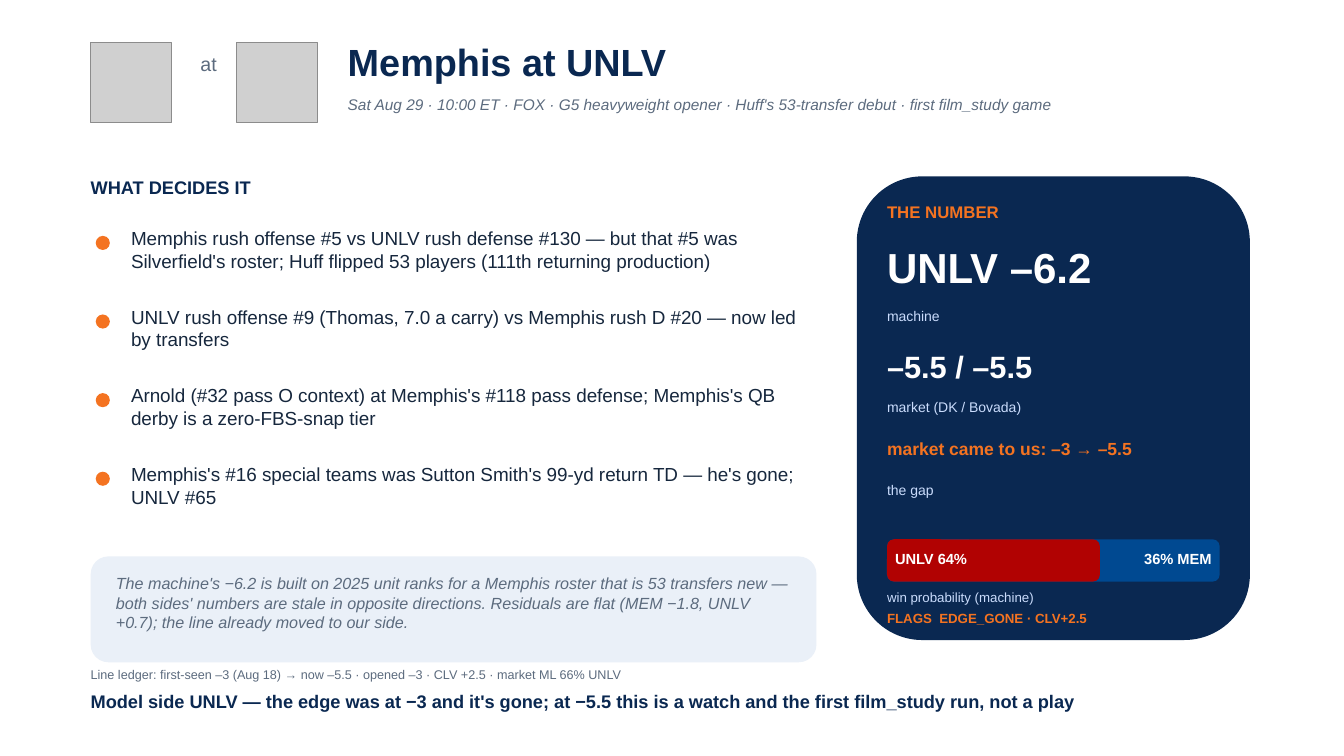
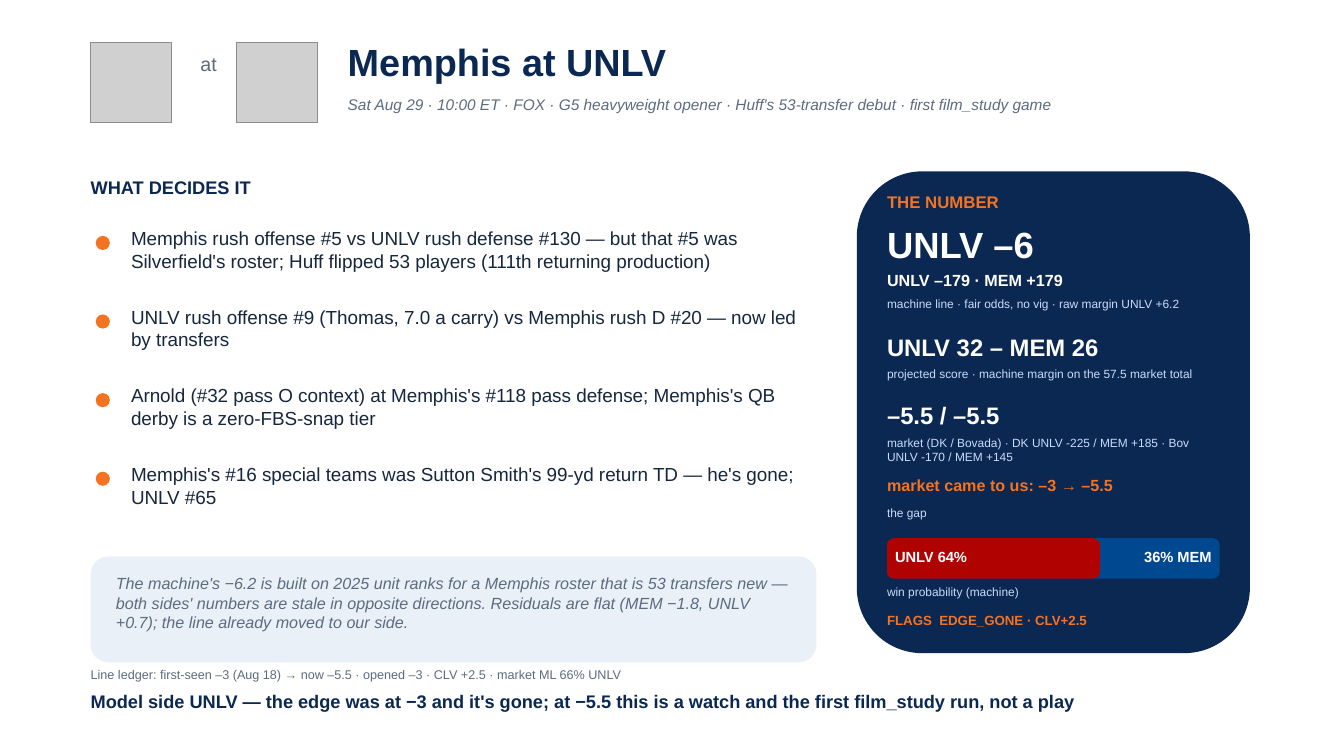
Before and after one commit to lucasalvarezflorida-lab/ncaa-fbs-analytics, a slide deck: slide 10 of decks/2026_Week0_Episode1.pptx. Drawn at 1344x756 pixels with LibreOffice and Linux fonts; fonts in the diff are those of the drawing; grey boxes stand for pictures. Boxes give left, top, right and bottom in pixels: in the first picture for what was removed or moved away, otherwise in the second. Text is boxed around its words. In the diff, an @@ line names an element or a change of style, - is before the commit and + after.

```diff
--- a/decks/2026_Week0_Episode1.pptx
+++ b/decks/2026_Week0_Episode1.pptx
@@ rounded rectangle: place and size @@
-rounded rectangle at [857,176,1250,640]
+rounded rectangle at [857,171,1250,653]
@@ text "THE NUMBER": place and size @@
-text "THE NUMBER" at [887,206,999,218]
+text "THE NUMBER" at [887,196,999,208]
@@ text at [887,232,1033,259]: text changed; size 30 to 26 pt @@
-UNLV –6.2
+UNLV –6
@@ text at [887,274,1062,286]: text changed; size 10 to 11.5 pt; text colour #CADCFC to #FFFFFF; bold on @@
-machine
+UNLV –179 · MEM +179
@@ text added at [887,299,1180,310], 8.5 pt, text #CADCFC @@
+machine line · fair odds, no vig · raw margin UNLV +6.2
@@ text at [887,339,1098,357]: text changed; size 10 to 17 pt; text colour #CADCFC to #FFFFFF; bold on @@
-market (DK / Bovada)
+UNLV 32 – MEM 26
@@ text added at [887,369,1193,381], 8.5 pt, text #CADCFC @@
+projected score · machine margin on the 57.5 market total
@@ text "–5.5 / –5.5": place and size @@
-text "–5.5 / –5.5" at [887,356,1032,379]
+text "–5.5 / –5.5" at [887,407,999,425]
@@ text "–5.5 / –5.5" at [887,407,999,425]: size 22 to 17 pt @@
@@ text added at [887,438,1190,461], 8.5 pt, text #CADCFC @@
+market (DK / Bovada) · DK UNLV -225 / MEM +185 · Bov UNLV -170 / MEM +145
@@ text "market came to us: –3 ...": place and size @@
-text "market came to us: –3 ..." at [887,442,1132,455]
+text "market came to us: –3 ..." at [887,479,1112,491]
@@ text "market came to us: –3 ..." at [887,479,1112,491]: size 12.5 to 11.5 pt @@
@@ text "the gap": place and size @@
-text "the gap" at [887,485,933,498]
+text "the gap" at [887,508,927,520]
@@ text "the gap" at [887,508,927,520]: size 10 to 8.5 pt @@
@@ text "win probability (machine)" at [887,587,1019,599]: size 9.5 to 8.5 pt @@
```
Also in this commit, not shown: 6 other slides changed, 1 other file.
